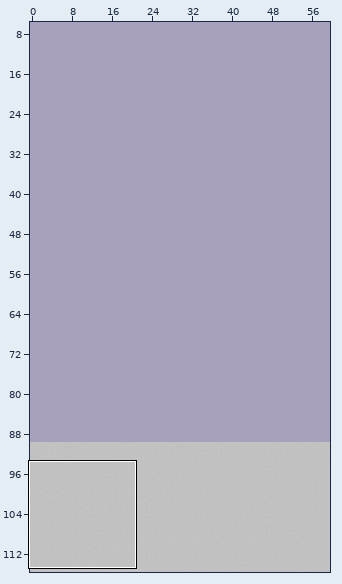
An edit to a level. Tiled map (JSON), main/resources/worlds/FactoryFloor.json. The picture above shows the old version from afar; the outline marks the close-up.
Close-up. Before:
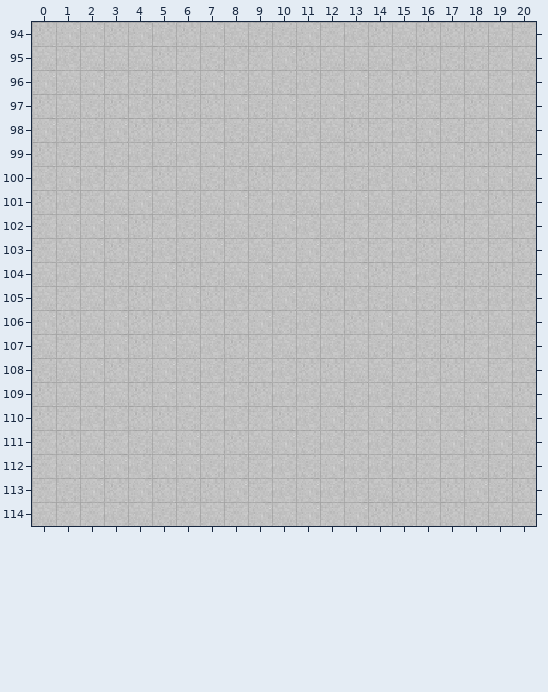
Cells are 16x16 px. Shown: x 0..20, y 94..114. The commit also changed other parts of the map, which this record leaves out. The old version is drawn lined up with the new one.
After the commit:
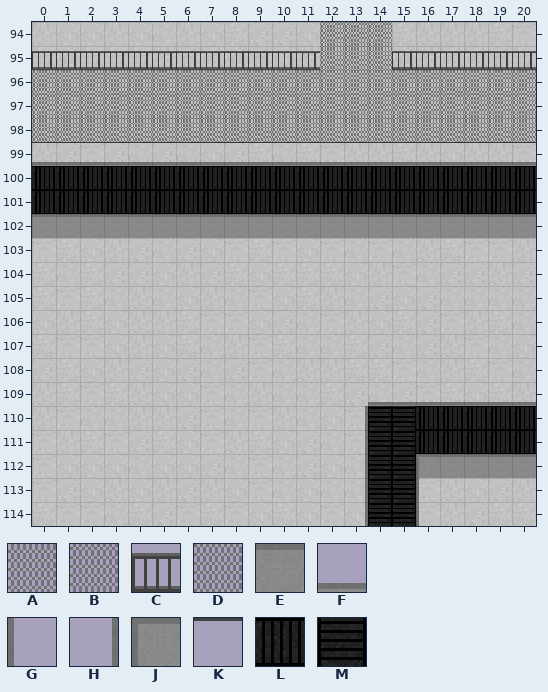
Key: from "Cat": A 1, B 9, C 13, D 17, E 40, F 41, G 42, H 42 turned 180, J 44 turned 270, K 45; from "GoGo": L 0, M 0 turned 270.
_ is an empty cell.
Tiles of an added or newly shown layer are drawn over the layers below it.
Diff:
{"change": "map size 60x110 -> 60x200 cells (old content now starts at 0,90; both pictures use the new coordinates)"}
{"where": "layer \"Conveyor Sides\""}
{"y":99,"x":0,"old":"_____________________","new":"FFFFFFFFFFFFFFFFFFFFF"}
{"y":102,"x":0,"old":"_____________________","new":"EEEEEEEEEEEEEEEEEEEEE"}
{"y":110,"x":13,"old":"_","new":"H"}
{"y":111,"x":13,"old":"_","new":"H"}
{"y":112,"x":13,"old":"_","new":"H"}
{"y":112,"x":17,"old":"____","new":"EEEE"}
{"y":113,"x":13,"old":"_","new":"H"}
{"y":113,"x":16,"old":"_","new":"G"}
{"y":114,"x":13,"old":"_","new":"H"}
{"y":114,"x":16,"old":"_","new":"G"}
{"where": "layer \"Conveyor\""}
{"y":100,"x":0,"old":"_____________________","new":"LLLLLLLLLLLLLLLLLLLLL"}
{"y":101,"x":0,"old":"_____________________","new":"LLLLLLLLLLLLLLLLLLLLL"}
{"y":109,"x":14,"old":"_______","new":"FFFFFFF"}
{"y":110,"x":14,"old":"_______","new":"MMLLLLL"}
{"y":111,"x":14,"old":"_______","new":"MMLLLLL"}
{"y":112,"x":14,"old":"__","new":"MM"}
{"y":113,"x":14,"old":"__","new":"MM"}
{"y":114,"x":14,"old":"__","new":"MM"}
{"where": "layer \"Catwalk\""}
{"y":94,"x":12,"old":"___","new":"BBB"}
{"y":95,"x":0,"old":"_____________________","new":"CCCCCCCCCCCCDDDCCCCCC"}
{"y":96,"x":0,"old":"_____________________","new":"AAAAAAAAAAAAAAAAAAAAA"}
{"y":97,"x":0,"old":"_____________________","new":"BBBBBBBBBBBBBBBBBBBBB"}
{"y":98,"x":0,"old":"_____________________","new":"DDDDDDDDDDDDDDDDDDDDD"}
{"y":99,"x":0,"old":"_____________________","new":"KKKKKKKKKKKKKKKKKKKKK"}
{"where": "layer \"Directions\" (added)"}
{"y":112,"x":16,"old":"_","new":"J"}
